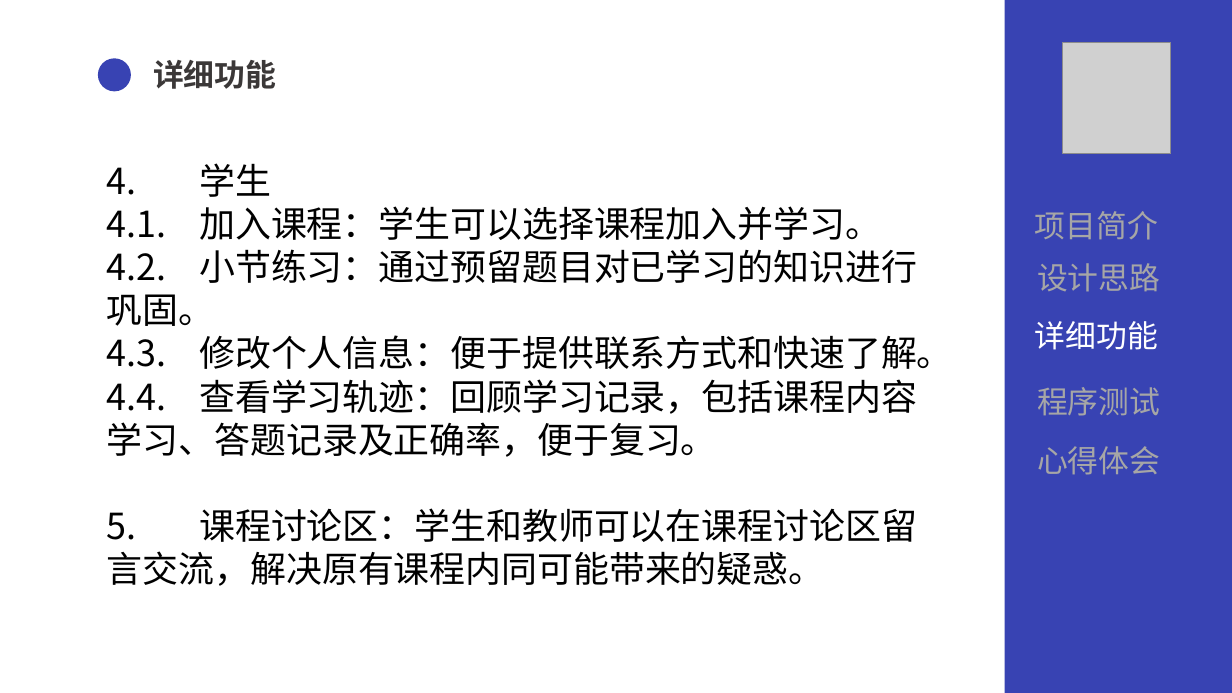
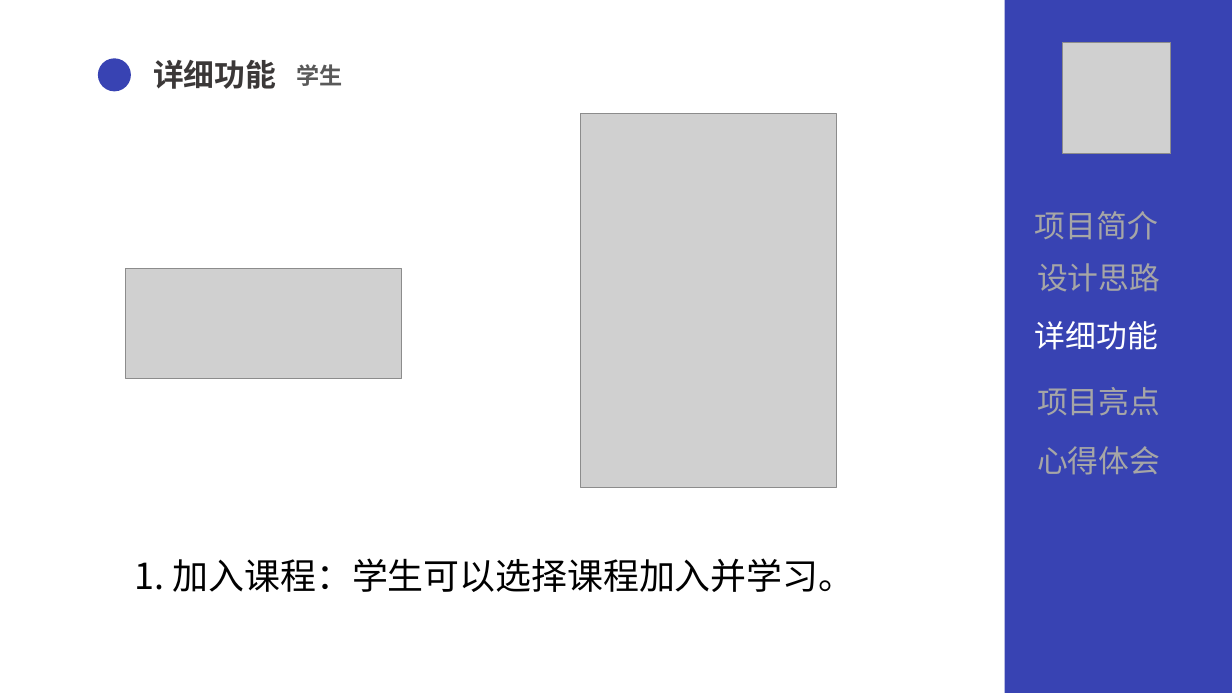
Before and after one commit to wang-kaopu/assignment, a slide deck: slide 11 of document/QG汇报.pptx (slide 10 before the commit). Drawn at 1232x693 pixels with LibreOffice and Linux fonts; fonts in the diff are those of the drawing; grey boxes stand for pictures. Boxes give left, top, right and bottom in pixels: in the first picture for what was removed or moved away, otherwise in the second. Text is boxed around its words. In the diff, an @@ line names an element or a change of style, - is before the commit and + after.

Commit message:
refactor:修改PPT和项目文档

```diff
--- a/document/QG汇报.pptx
+++ b/document/QG汇报.pptx
@@ text added at (297, 64, 343, 86), 18 pt, text #595959, bold @@
+学生
@@ picture added at (581, 114, 836, 488) @@
@@ picture added at (126, 269, 402, 379) @@
@@ text at (1037, 387, 1160, 415): text changed @@
-程序测试
+项目亮点
@@ text at (135, 558, 855, 592): text changed @@
-4. 学生
-4.1. 加入课程：学生可以选择课程加入并学习。
-4.2. 小节练习：通过预留题目对已学习的知识进行巩固。
-4.3. 修改个人信息：便于提供联系方式和快速了解。
-4.4. 查看学习轨迹：回顾学习记录，包括课程内容学习、答题记录及正确率，便于复习。
-5. 课程讨论区：学生和教师可以在课程讨论区留言交流，解决原有课程内同可能带来的疑惑。
+1. 加入课程：学生可以选择课程加入并学习。
```
Also in this commit, not shown: 8 other slides changed, 6 slides added, 1 other file.
